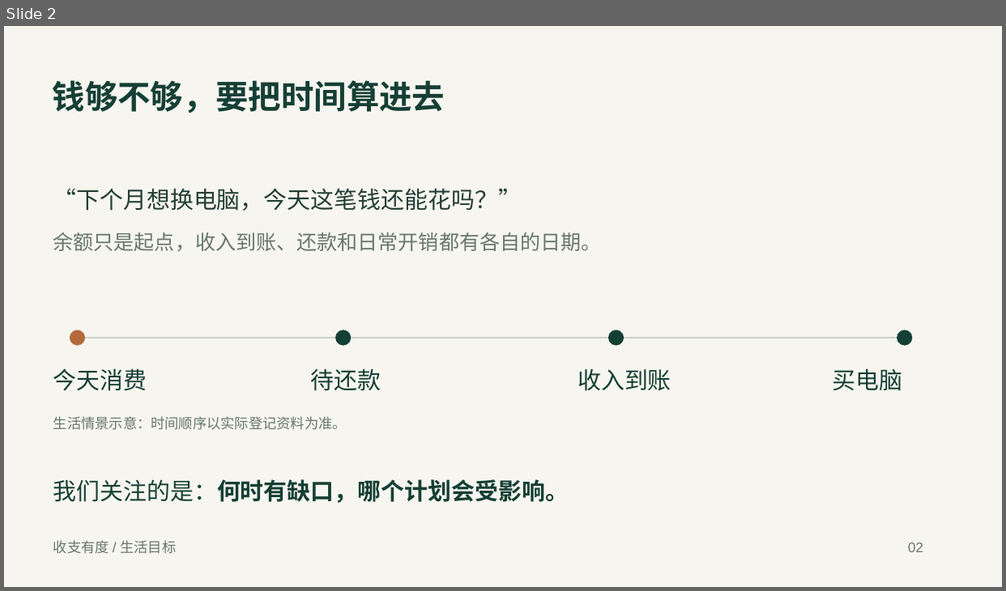
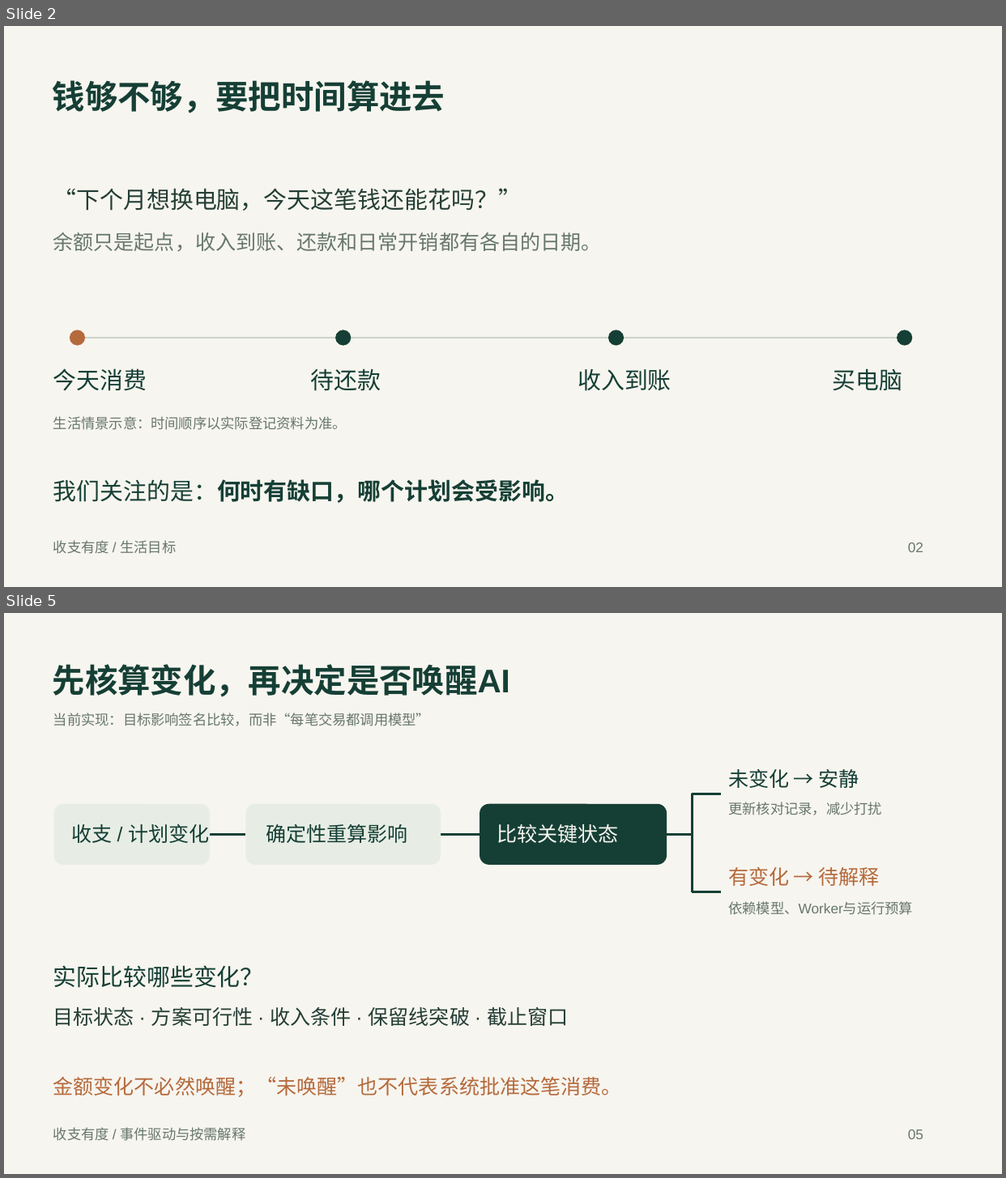
Before and after one commit to MuMi-y/shouzhi-youdu, a slide deck: submission/02_答辩材料_收支有度.pptx. Shown one above the other, each under a label of ours: slide 2 before the commit, slides 2 and 5 after it; the slides between them are not shown. The pictures are 1006x591 and 1006x1178 pixels, drawn with LibreOffice and Linux fonts; fonts in the diff are those of the drawing. Boxes give left, top, right and bottom in pixels: in the first picture for what was removed or moved away, otherwise in the second. Text is boxed around its words. In the diff, an @@ line names an element or a change of style, - is before the commit and + after.

```diff
--- a/submission/02_答辩材料_收支有度.pptx
+++ b/submission/02_答辩材料_收支有度.pptx
@@ slide 5 added at (x1=4, y1=613, x2=1002, y2=1174), background #F7F5EF @@
@@ text added at (x1=53, y1=664, x2=510, y2=697), 31.5 pt, text #153F35, bold @@
+先核算变化，再决定是否唤醒AI
@@ text added at (x1=53, y1=713, x2=430, y2=726), 13.5 pt, text #67776D @@
+当前实现：目标影响签名比较，而非“每笔交易都调用模型”
@@ group added at (x1=54, y1=769, x2=913, y2=915): 7 texts, 3 freeform shapes, 3 rounded rectangles @@
+收支 / 计划变化
+确定性重算影响
+比较关键状态
+未变化 → 安静
+更新核对记录，减少打扰
+有变化 → 待解释
+依赖模型、Worker与运行预算
@@ text added at (x1=53, y1=965, x2=263, y2=988), 22.5 pt, text #153F35 @@
+实际比较哪些变化？
@@ text added at (x1=53, y1=1007, x2=568, y2=1026), 19.5 pt, text #243E36 @@
+目标状态 · 方案可行性 · 收入条件 · 保留线突破 · 截止窗口
@@ text added at (x1=53, y1=1077, x2=622, y2=1097), 19.5 pt, text #B56A3C @@
+金额变化不必然唤醒；“未唤醒”也不代表系统批准这笔消费。
@@ text added at (x1=53, y1=1127, x2=245, y2=1141), 13.5 pt, text #67776D @@
+收支有度 / 事件驱动与按需解释
@@ text added at (x1=908, y1=1130, x2=923, y2=1139), 13.5 pt, text #67776D @@
+05
```
Also in this commit, not shown: 7 slides changed, 10 other slides added, 5 other files.
